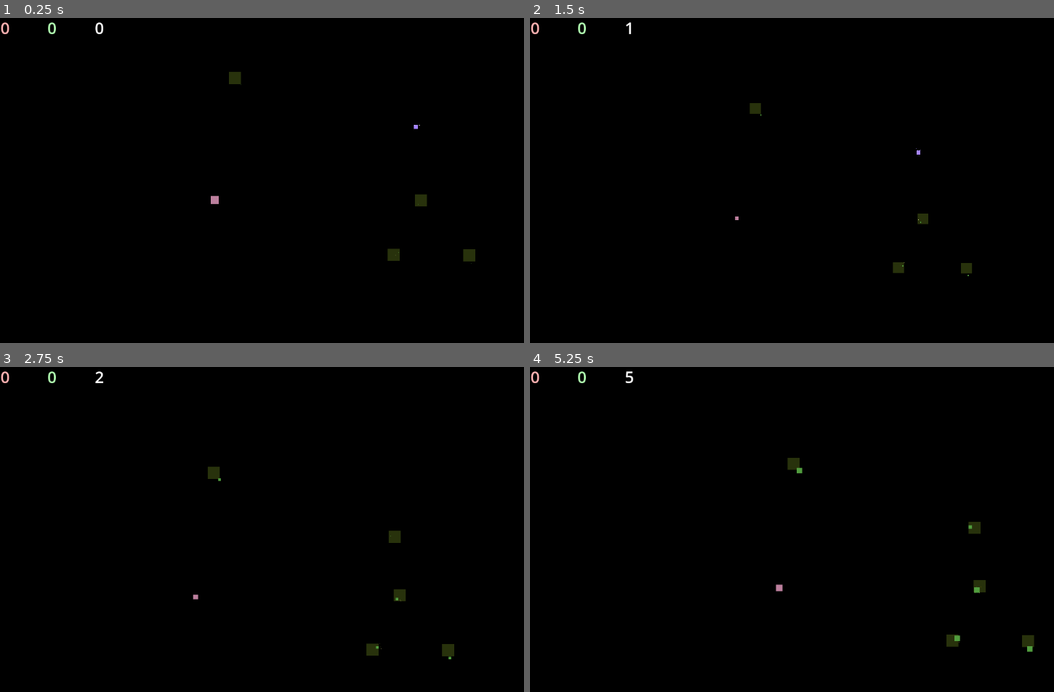
Above: before the commit, frames 1-4 (two rows, left to right).
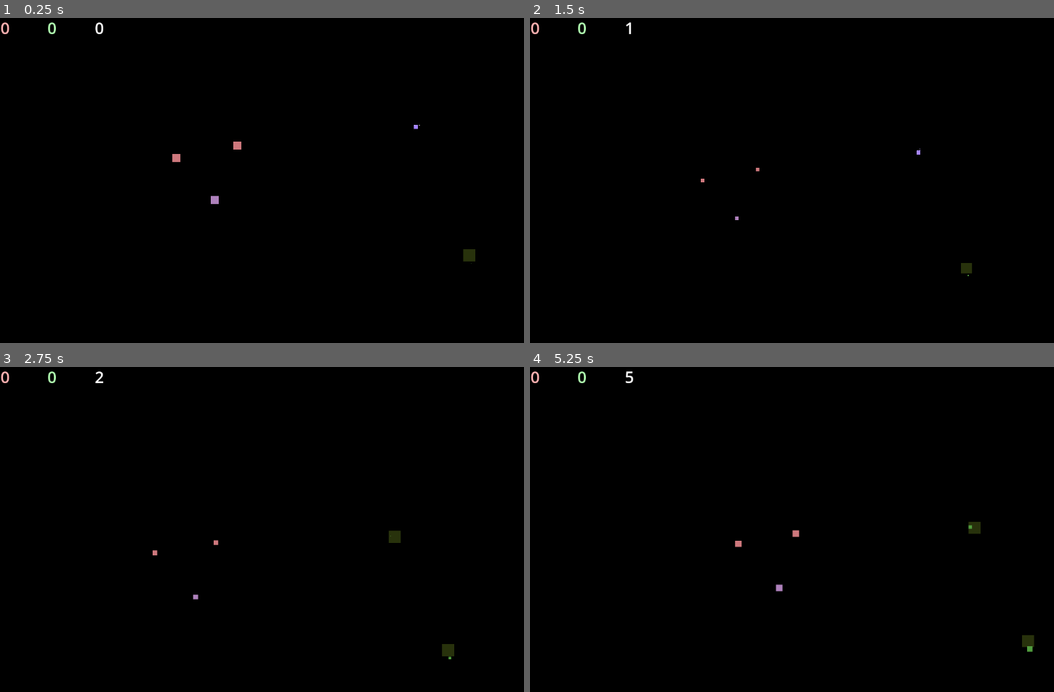
Above: after the commit, the same moments.

Repository: DiegoGrazioli/Project-Ecosystem
Game: Godot game, scene res://scenes/world.tscn
The game is run twice, just before and just after one commit, with the same random seed, the same clock (stepped at 60 frames per second) and the same inputs.
Inputs (mouse positions are in pixels of both pictures, inside the frame that each line leads up to):
- Up to frame 1 (0.25 s): no input
- Up to frame 2 (1.5 s): tap Enter at 0.5 s; move the mouse to (744, 200) at 0.52 s; hold D (destra) 0.53-1.28 s; hold W (su) 0.53-1.28 s; move the mouse to (980, 278) at 1.27 s; hold A (sinistra) from 1.28 s (still down); tap Mouse wheel down (Dezoom) at 1.35 s
- Up to frame 3 (2.75 s): tap W (su) at 1.55 s; move the mouse to (408, 568) at 2.02 s; release A (sinistra) at 2.03 s; hold D (destra) from 2.03 s (still down); hold W (su) from 2.03 s (still down); tap Mouse wheel up (Zoom) at 2.1 s
- Up to frame 4 (5.25 s): move the mouse to (902, 649) at 2.77 s; release D (destra) at 2.78 s; release W (su) at 2.78 s; hold E (accelera) 2.78-3.53 s; tap Q (decelera) at 2.85 s; tap W (su) at 3.05, 3.8, 4.55 s; tap Space at 3.5 s; move the mouse to (739, 477) at 3.52 s; hold S (giù) 3.53-4.28 s; hold A (sinistra) from 3.53 s (still down); move the mouse to (943, 519) at 4.27 s; tap Left (rallenta tempo) at 4.35 s; move the mouse to (849, 529) at 5.02 s; hold W (su) from 5.03 s (still down)

The runs differ from the first frame. In frame 1, 0.4% of the frame differs, in the area x 32-82%, y 16-75%; in frame 2, 0.2%; in frame 3, 0.3%; in frame 4, 0.4%.

Commit message:
Ennesima prova. SEX added.

Diff:
--- a/codes/erbide.gd
+++ b/codes/erbide.gd
@@ -1,8 +1,9 @@
-class_name creature extends CharacterBody2D
+class_name erbide extends CharacterBody2D
 
 @export var existence = true
 
 @onready var solaria: PackedScene = preload("res://scenes/solaria.tscn")
+@onready var erbidino: PackedScene = preload("res://scenes/erbide.tscn")
 
 signal death
 
@@ -17,19 +18,29 @@
 var speed = 0.1
 
 var hungry = false
+var gender
 var secs = false #chi sa, sa
+var fertility = true
 var dead = false
 var impollinato = false
 
 var vegetables_in_area = []
+var hot_erbidi_in_area = []
 
 var sol
 
 # Called when the node enters the scene tree for the first time.
 func _ready() -> void:
+	if randi_range(0, 1) == 0:
+		gender = "male"
+		$Skin.modulate = Color.html("#ae81bc")
+	else:
+		gender = "female"
+		$Skin.modulate = Color.html("#ce787d")
+
 	$Info/Control/VBoxContainer/SpecieContainer/SpecieFill.text = specie
 	$Info/Control/VBoxContainer/DietaContainer/DietaFill.text = dieta
-
+	$Info/Control/VBoxContainer/GenderContainer/GenderFill.text = gender
 
 # Called every frame. 'delta' is the elapsed time since the previous frame.
 func _process(delta: float) -> void:
@@ -38,6 +49,7 @@
 	$MoveStatus.wait_time = Globals.wait_time * 2
 	$PollinCooldown.wait_time = Globals.wait_time * 4
 	$BirthCooldown.wait_time = Globals.wait_time * 2
+	$InHeat.wait_time = Globals.wait_time * 8
 
 	#polline
 	if impollinato:
@@ -48,7 +60,7 @@
 		$Polline.visible = false
 
 	#raggio di ricerca
-	if hungry:
+	if hungry or (secs and fertility):
 		if $Area2D/CollisionShape2D.shape.radius < 750:
 			$Area2D/CollisionShape2D.shape.radius += 5
 		else:
@@ -69,10 +81,26 @@
 				velocity = movement * speed * 5
 			else:
 				velocity = Vector2.ZERO
+		elif hot_erbidi_in_area.size() > 0 and secs and fertility:
+			$EatArea/CollisionShape2D.disabled = false
+			var closest = get_closest_hottie()
+			if closest:
+				var direction = closest.global_position - global_position
+				movement = direction.normalized()
+				velocity = movement * speed * 5
+			else:
+				velocity = Vector2.ZERO
 		move_and_collide(velocity)
 
 
 func _on_timer_timeout() -> void:
+	if secs and fertility:
+		print("sessssss")
+		$SecsShape.disabled = false
+	else:
+		print("not yet")
+		$SecsShape.disabled = true
+
 	if !dead:
 		#aumento di età
 		age[2] += 1
@@ -85,6 +113,9 @@
 
 		if age[0] > 0 and randi_range(0, 1) == 0:
 			dead = true
+		if age[1] > 3:
+			$InHeat.start()
+			secs = true
 
 		#aggiorna info
 		$Info/Control/VBoxContainer/EtaContainer/EtaFill.text = str(age[0]) + ", " + str(age[1]) + ", " + str(age[2])
@@ -114,6 +145,12 @@
 		return null
 	vegetables_in_area.sort_custom(_compare_distance)
 	return vegetables_in_area[0]
+
+func get_closest_hottie() -> Node2D:
+	if hot_erbidi_in_area.size() == 0:
+		return null
+	hot_erbidi_in_area.sort_custom(_compare_distance)
+	return hot_erbidi_in_area[0]
 
 func _compare_distance(a: Node2D, b: Node2D) -> int:
 	var dist_a = position.distance_to(a.position)
@@ -136,28 +173,47 @@
 func _on_area_2d_body_entered(body: Node2D) -> void:
 	if body is foglia:
 		vegetables_in_area.append(body)
+	if body is erbide and body.gender != gender and body.secs:
+		hot_erbidi_in_area.append(body)
 
 
 func _on_area_2d_body_exited(body: Node2D) -> void:
 	if body is foglia:
-		vegetables_in_area.pop_front()
+		vegetables_in_area.erase(body)
+	if body is erbide:
+		hot_erbidi_in_area.erase(body)
 
 
 func _on_eat_area_body_entered(body: Node2D) -> void:
 	if body is foglia and hungry:
-		print("gnam")
 		vegetables_in_area.erase(body)
 		$EatArea/Cooldown.start()
 		if body.pollins:
-			print("lesgo")
 			impollinato = true
 			$Polline.visible = true
-		else:
-			print("non va")
 		body.queue_free()
 		$EatArea/CollisionShape2D.disabled = true
 		hunger += 5
 		hungry = false
+		$MoveStatus.start()
+	if body is erbide and secs and fertility and body.fertility:
+		print("*turtle noise*")
+		$EatArea/Cooldown.start()
+		$EatArea/CollisionShape2D.disabled = true
+		if gender == "female":
+			var number_of_fioi = [randi_range(0, 1), randi_range(0, 1), randi_range(0, 1)]
+			for i in number_of_fioi:
+				if i == 0:
+					print("birth")
+					var erb = erbidino.instantiate()
+					erb.position = position
+					get_parent().add_child(erb)
+					fertility = false
+					body.fertility = false
+				else:
+					print("abirth")
+
+		secs = false
 		$MoveStatus.start()
 
 
@@ -198,3 +254,10 @@
 func _on_birth_cooldown_timeout() -> void:
 	if randi_range(0, 1) == 0:
 		get_parent().add_child(sol)
+
+
+func _on_in_heat_timeout() -> void:
+	if secs:
+		secs = false
+	else:
+		secs = true
--- a/scenes/erbide.tscn
+++ b/scenes/erbide.tscn
@@ -53,7 +53,10 @@
 offsets = PackedFloat32Array(0.02, 0.08, 0.513333, 1)
 colors = PackedColorArray(0, 0, 0, 0, 0.294118, 0.294118, 0, 1, 1, 1, 0.698, 1, 1, 1, 0.662745, 0)
 
+[sub_resource type="RectangleShape2D" id="RectangleShape2D_xcfa2"]
+
 [node name="Erbide" type="CharacterBody2D"]
+z_index = 4
 position = Vector2(417, 161)
 script = ExtResource("1_l77ko")
 
@@ -163,6 +166,19 @@
 text = "HP:"
 
 [node name="HPFill" type="Label" parent="Info/Control/VBoxContainer/VitaContainer"]
+layout_mode = 2
+theme_override_font_sizes/font_size = 12
+text = "ADD HERE"
+
+[node name="GenderContainer" type="HBoxContainer" parent="Info/Control/VBoxContainer"]
+layout_mode = 2
+
+[node name="Gender" type="Label" parent="Info/Control/VBoxContainer/GenderContainer"]
+layout_mode = 2
+theme_override_font_sizes/font_size = 12
+text = "Genere:"
+
+[node name="GenderFill" type="Label" parent="Info/Control/VBoxContainer/GenderContainer"]
 layout_mode = 2
 theme_override_font_sizes/font_size = 12
 text = "ADD HERE"
@@ -211,6 +227,14 @@
 [node name="BirthCooldown" type="Timer" parent="."]
 wait_time = 2.0
 one_shot = true
+
+[node name="InHeat" type="Timer" parent="."]
+wait_time = 8.0
+
+[node name="SecsShape" type="CollisionShape2D" parent="."]
+position = Vector2(8.63193, 5.97987)
+shape = SubResource("RectangleShape2D_xcfa2")
+disabled = true
 
 [connection signal="mouse_entered" from="Hover" to="." method="_on_hover_mouse_entered"]
 [connection signal="mouse_exited" from="Hover" to="." method="_on_hover_mouse_exited"]
@@ -223,3 +247,4 @@
 [connection signal="animation_finished" from="AnimationPlayer" to="." method="_on_animation_player_animation_finished"]
 [connection signal="timeout" from="PollinCooldown" to="." method="_on_pollin_cooldown_timeout"]
 [connection signal="timeout" from="BirthCooldown" to="." method="_on_birth_cooldown_timeout"]
+[connection signal="timeout" from="InHeat" to="." method="_on_in_heat_timeout"]
--- a/scenes/foglia_solaria.gd
+++ b/scenes/foglia_solaria.gd
@@ -46,6 +46,6 @@
 		$Leaves.add_child(foglia)
 		leaves += 1
 
-		if randi_range(0, 8) != 0:
+		if randi_range(0, 6) != 0:
 			fertility = false
 			$Skin.modulate = Color.html("#cbd94e")
--- a/scenes/foglia_solaria.tscn
+++ b/scenes/foglia_solaria.tscn
@@ -11,6 +11,7 @@
 colors = PackedColorArray(0, 0, 0, 0, 0.294118, 0.294118, 0, 1, 1, 1, 0.698, 1, 1, 1, 0.662745, 0)
 
 [node name="FogliaSolaria" type="CharacterBody2D"]
+z_index = 1
 script = ExtResource("1_hygch")
 
 [node name="Skin" type="Sprite2D" parent="."]
--- a/scenes/funghinoide.tscn
+++ b/scenes/funghinoide.tscn
@@ -13,6 +13,7 @@
 size = Vector2(6, 6)
 
 [node name="Funghinoide" type="CharacterBody2D"]
+z_index = 3
 script = ExtResource("1_u0io2")
 
 [node name="CollisionShape2D" type="CollisionShape2D" parent="."]
--- a/scenes/solaria.tscn
+++ b/scenes/solaria.tscn
@@ -10,6 +10,7 @@
 size = Vector2(6, 6)
 
 [node name="Solaria" type="CharacterBody2D"]
+z_index = 2
 position = Vector2(568, 320)
 script = ExtResource("1_du3ho")
 
--- a/scenes/world.tscn
+++ b/scenes/world.tscn
@@ -51,17 +51,14 @@
 [node name="Erbide" parent="." instance=ExtResource("4_4r32y")]
 position = Vector2(10346, 5280)
 
+[node name="Erbide2" parent="." instance=ExtResource("4_4r32y")]
+position = Vector2(10391, 5172)
+
+[node name="Erbide3" parent="." instance=ExtResource("4_4r32y")]
+position = Vector2(10270, 5197)
+
 [node name="Solaria" parent="." instance=ExtResource("5_wjah2")]
 position = Vector2(10860, 5396)
-
-[node name="Solaria2" parent="." instance=ExtResource("5_wjah2")]
-position = Vector2(10764, 5287)
-
-[node name="Solaria3" parent="." instance=ExtResource("5_wjah2")]
-position = Vector2(10710, 5395)
-
-[node name="Solaria4" parent="." instance=ExtResource("5_wjah2")]
-position = Vector2(10395, 5044)
 
 [node name="StaticBody2D" type="StaticBody2D" parent="."]
 
@@ -93,3 +90,5 @@
 [connection signal="timeout" from="Timer" to="." method="_on_timer_timeout"]
 [connection signal="timeout" from="Timer" to="Camera2D/UI" method="_on_timer_timeout"]
 [connection signal="death" from="Erbide" to="." method="_on_erbide_death"]
+[connection signal="death" from="Erbide2" to="." method="_on_erbide_death"]
+[connection signal="death" from="Erbide3" to="." method="_on_erbide_death"]
Not shown: 1 places in scenes/erbide.tscn that only renumber resources
